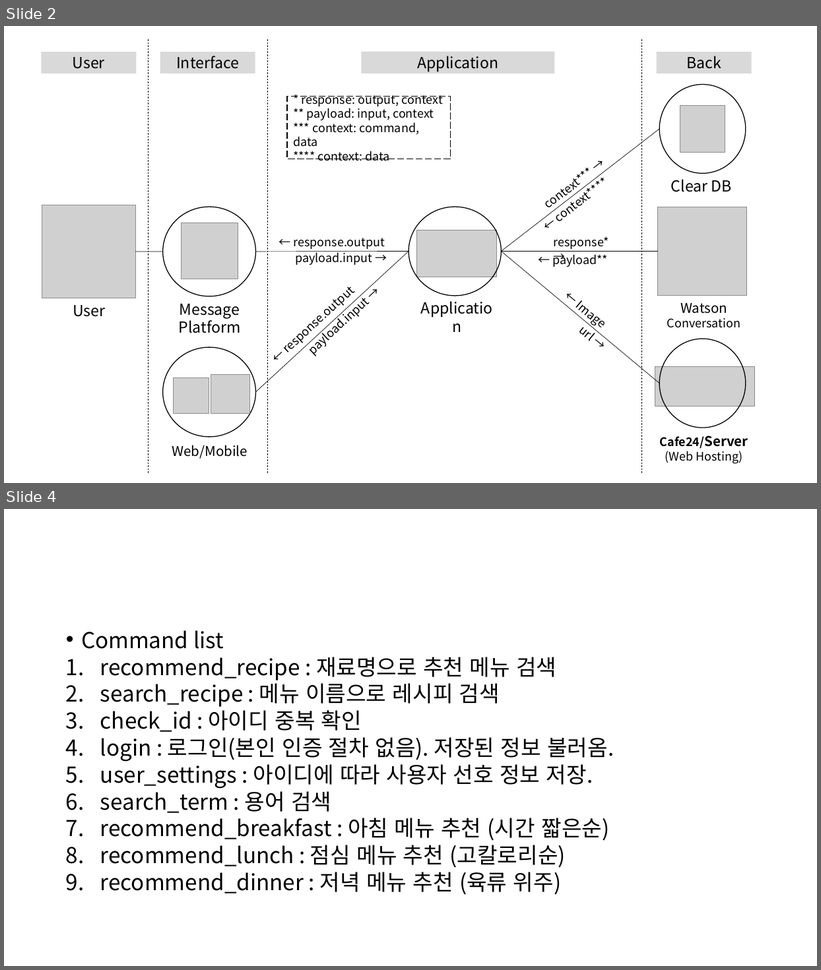
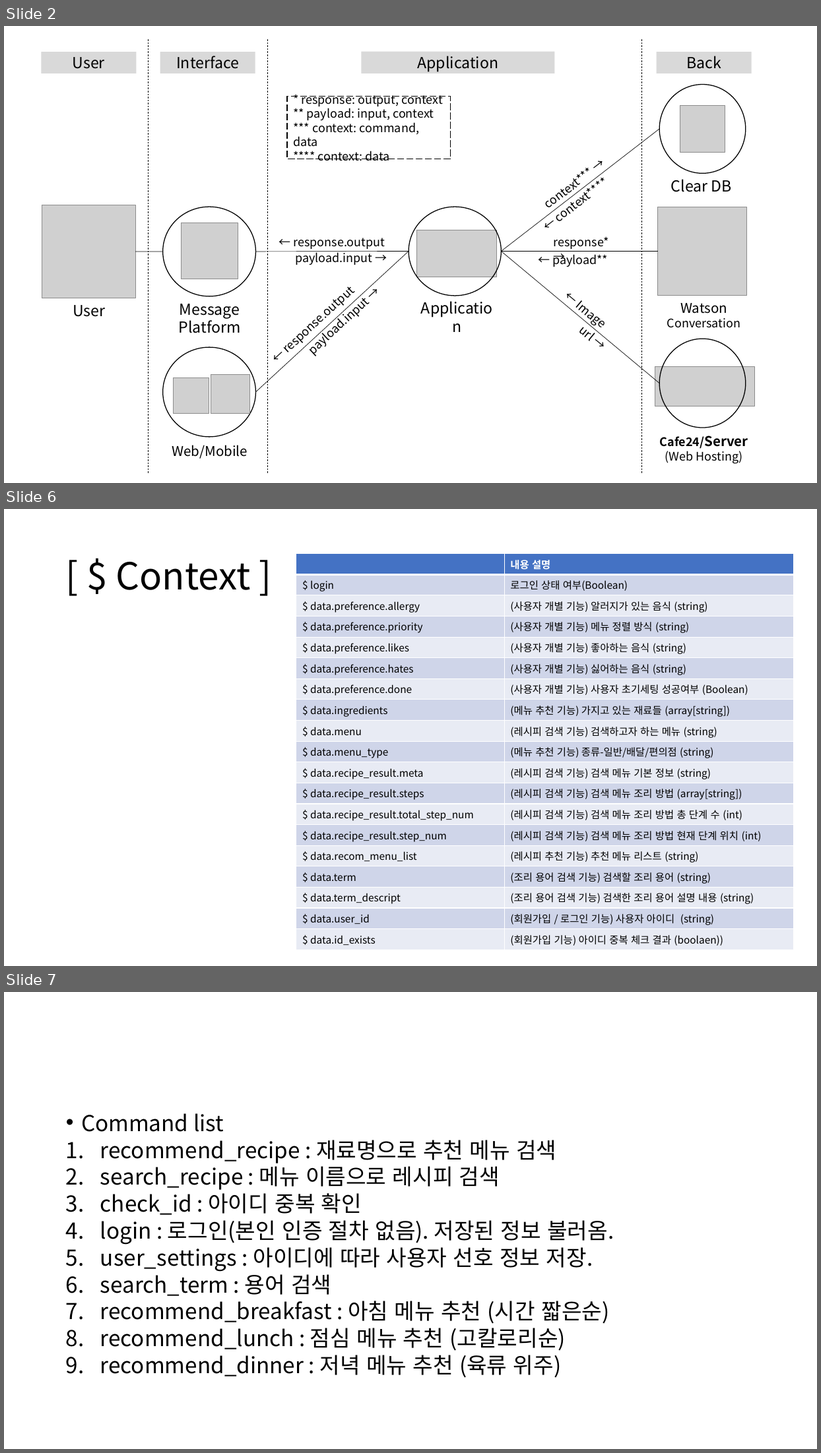
Before and after one commit to csy9608/capstone_chatbot, a slide deck: 설계도.pptx. Shown one above the other, each under a label of ours: slides 2 and 4 before the commit, slides 2, 6 and 7 after it; the slides between them are not shown. The pictures are 821x970 and 821x1453 pixels, drawn with LibreOffice and Linux fonts; fonts in the diff are those of the drawing; grey boxes stand for pictures. Boxes give left, top, right and bottom in pixels: in the first picture for what was removed or moved away, otherwise in the second. Text is boxed around its words. In the diff, an @@ line names an element or a change of style, - is before the commit and + after.

Commit message:
180604_csy

```diff
--- a/설계도.pptx
+++ b/설계도.pptx
@@ slide 6 added at [4, 509, 817, 966], background #FFFFFF @@
@@ title added at [116, 562, 251, 590], 44 pt, text #000000 @@
+[ $ Context ]
@@ table added at [296, 553, 793, 949], 19 rows, 2 columns @@
+ | 내용 설명
+$ login | 로그인 상태 여부(Boolean)
+$ data.preference.allergy | (사용자 개별 기능) 알러지가 있는 음식 (string)
+$ data.preference.priority | (사용자 개별 기능) 메뉴 정렬 방식 (string)
+$ data.preference.likes | (사용자 개별 기능) 좋아하는 음식 (string)
+$ data.preference.hates | (사용자 개별 기능) 싫어하는 음식 (string)
+$ data.preference.done | (사용자 개별 기능) 사용자 초기세팅 성공여부 (Boolean)
+$ data.ingredients | (메뉴 추천 기능) 가지고 있는 재료들 (array[string])
+$ data.menu | (레시피 검색 기능) 검색하고자 하는 메뉴 (string)
+$ data.menu_type | (메뉴 추천 기능) 종류-일반/배달/편의점 (string)
+$ data.recipe_result.meta | (레시피 검색 기능) 검색 메뉴 기본 정보 (string)
+$ data.recipe_result.steps | (레시피 검색 기능) 검색 메뉴 조리 방법 (array[string])
+$ data.recipe_result.total_step_num | (레시피 검색 기능) 검색 메뉴 조리 방법 총 단계 수 (int)
+$ data.recipe_result.step_num | (레시피 검색 기능) 검색 메뉴 조리 방법 현재 단계 위치 (int)
+$ data.recom_menu_list | (레시피 추천 기능) 추천 메뉴 리스트 (string)
+$ data.term | (조리 용어 검색 기능) 검색할 조리 용어 (string)
+$ data.term_descript | (조리 용어 검색 기능) 검색한 조리 용어 설명 내용 (string)
+$ data.user_id | (회원가입 / 로그인 기능) 사용자 아이디 (string)
+$ data.id_exists | (회원가입 기능) 아이디 중복 체크 결과 (boolaen))
@@ what was slide 4 is now slide 7 @@
```
Also in this commit, not shown: 1 slide changed, 3 other slides added.
